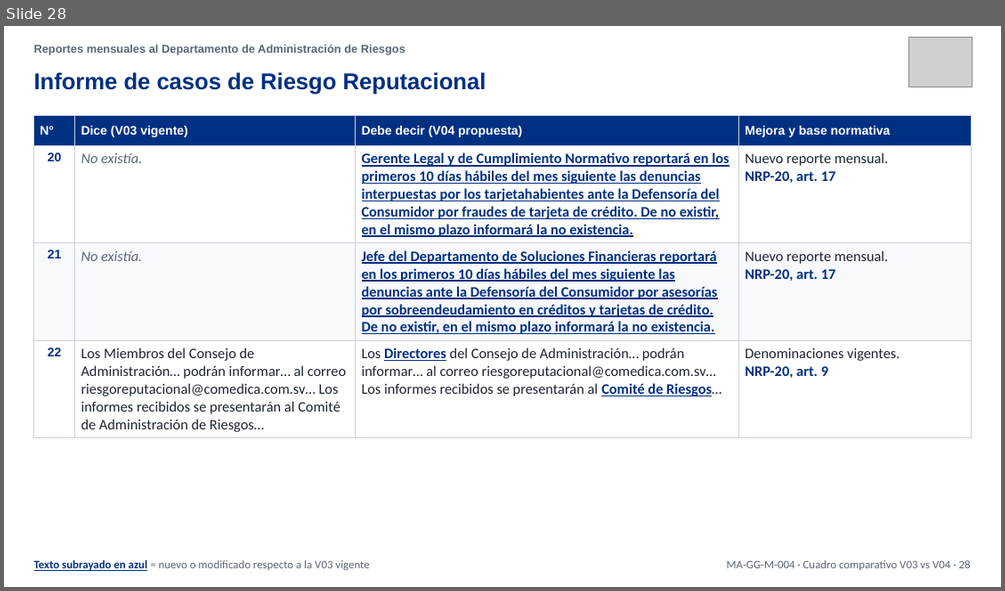
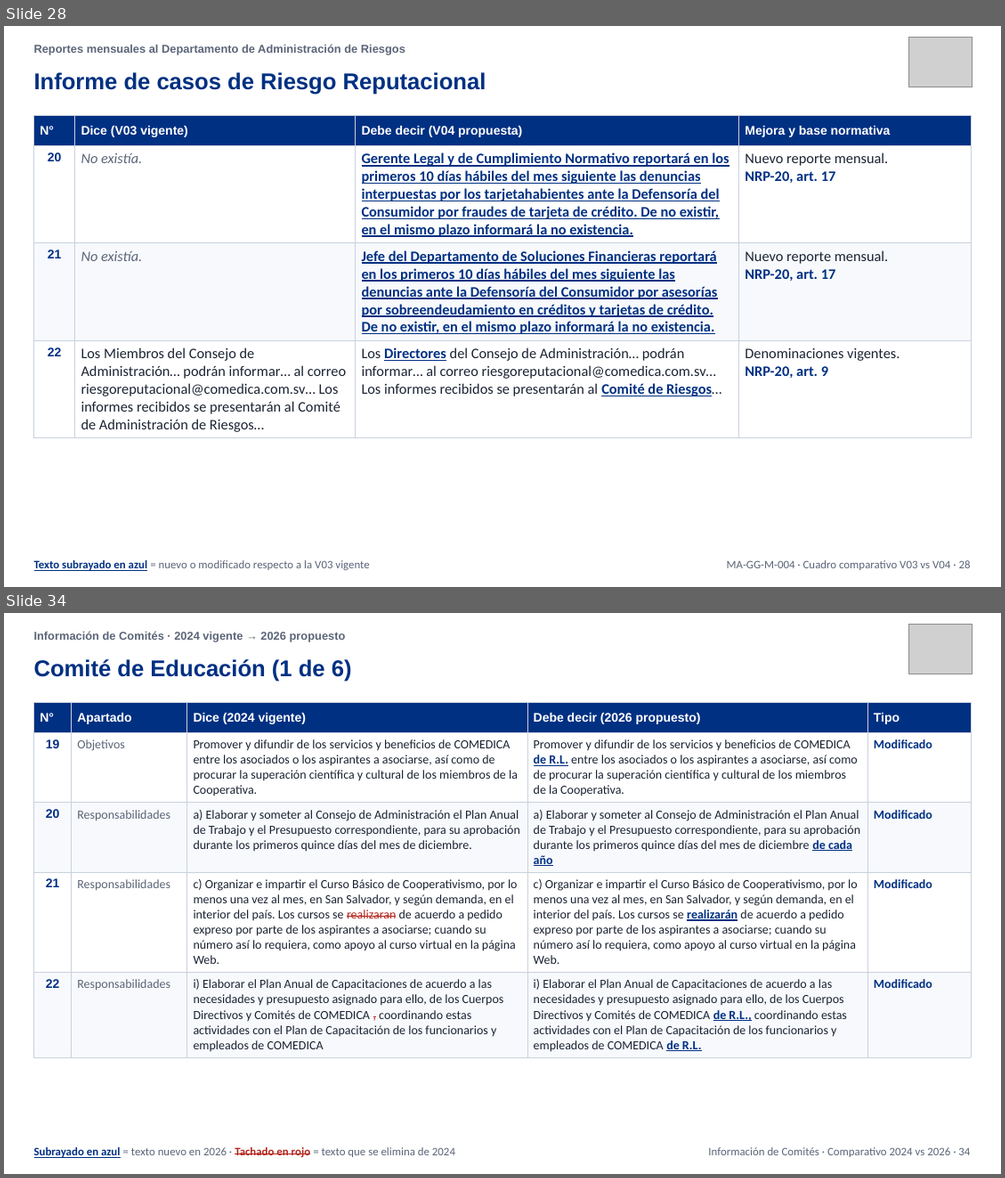
Before and after one commit to menjivar201280/riesgo, a slide deck: politicas/Comparativo_Comite_Riesgos_V03_vs_V04.pptx. Shown one above the other, each under a label of ours: slide 28 before the commit, slides 28 and 34 after it; the slides between them are not shown. The pictures are 1005x591 and 1005x1178 pixels, drawn with LibreOffice and Linux fonts; fonts in the diff are those of the drawing; grey boxes stand for pictures. Boxes give left, top, right and bottom in pixels: in the first picture for what was removed or moved away, otherwise in the second. Text is boxed around its words. In the diff, an @@ line names an element or a change of style, - is before the commit and + after.

```diff
--- a/politicas/Comparativo_Comite_Riesgos_V03_vs_V04.pptx
+++ b/politicas/Comparativo_Comite_Riesgos_V03_vs_V04.pptx
@@ slide 34 added at bbox=[4, 613, 1001, 1174], background #FFFFFF @@
@@ text added at bbox=[34, 631, 346, 642], 11 pt, text #5B6578, bold @@
+Información de Comités · 2024 vigente → 2026 propuesto
@@ picture added at bbox=[909, 625, 972, 674] @@
@@ text added at bbox=[34, 659, 352, 682], 22 pt, text #003082, bold @@
+Comité de Educación (1 de 6)
@@ table added at bbox=[34, 703, 971, 1055], 5 rows, 5 columns @@
+N° | Apartado | Dice (2024 vigente) | Debe decir (2026 propuesto) | Tipo
+19 | Objetivos | Promover y difundir de los servicios y beneficios de COMEDICA entre los asociados o los aspirantes a asociarse, así como de procurar la superación científica y cultural de los miembros de la Cooperativa. | Promover y difundir de los servicios y beneficios de COMEDICA de R.L. entre los asociados o los aspirantes a asociarse, así como de procurar la superación científica y cultural de los miembros de la Cooperativa. | Modificado
+20 | Responsabilidades | a) Elaborar y someter al Consejo de Administración el Plan Anual de Trabajo y el Presupuesto correspondiente, para su aprobación durante los primeros quince días del mes de diciembre. | a) Elaborar y someter al Consejo de Administración el Plan Anual de Trabajo y el Presupuesto correspondiente, para su aprobación durante los primeros quince días del mes de diciembre de cada año | Modificado
+21 | Responsabilidades | c) Organizar e impartir el Curso Básico de Cooperativismo, por lo menos una vez al mes, en San Salvador, y según demanda, en el interior del país. Los cursos se realizaran de acuerdo a pedido expreso por parte de los aspirantes a asociarse; cuando su número así lo requiera, como apoyo al curso virtual en la página Web. | c) Organizar e impartir el Curso Básico de Cooperativismo, por lo menos una vez al mes, en San Salvador, y según demanda, en el interior del país. Los cursos se realizarán de acuerdo a pedido expreso por parte de los aspirantes a asociarse; cuando su número así lo requiera, como apoyo al curso virtual en la página Web. | Modificado
+22 | Responsabilidades | i) Elaborar el Plan Anual de Capacitaciones de acuerdo a las necesidades y presupuesto asignado para ello, de los Cuerpos Directivos y Comités de COMEDICA , coordinando estas actividades con el Plan de Capacitación de los funcionarios y empleados de COMEDICA | i) Elaborar el Plan Anual de Capacitaciones de acuerdo a las necesidades y presupuesto asignado para ello, de los Cuerpos Directivos y Comités de COMEDICA de R.L., coordinando estas actividades con el Plan de Capacitación de los funcionarios y empleados de COMEDICA de R.L. | Modificado
@@ text added at bbox=[34, 1147, 455, 1158], 11 pt, text #5B6578 @@
+Subrayado en azul = texto nuevo en 2026 · Tachado en rojo = texto que se elimina de 2024
@@ text added at bbox=[708, 1147, 970, 1157], 11 pt, text #5B6578 @@
+Información de Comités · Comparativo 2024 vs 2026 · 34
```
Also in this commit, not shown: 28 other slides changed, 41 other slides added.
